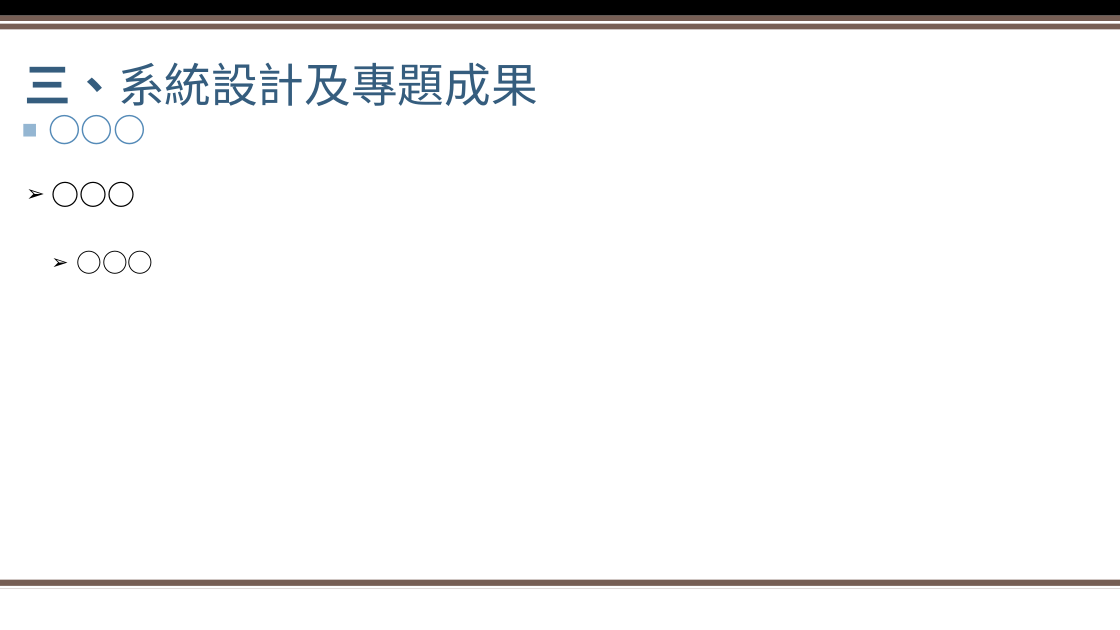
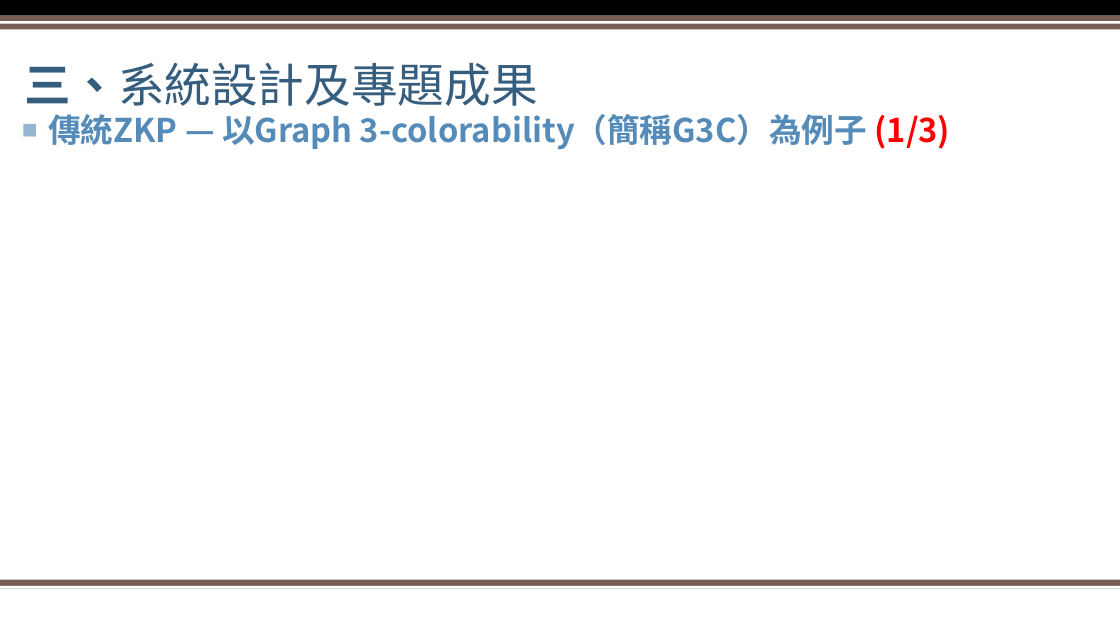
Before and after one commit to XXXaBg3619/ZKP, a slide deck: slide 9 of 密碼學期末專題簡報.pptx. Drawn at 1120x630 pixels with LibreOffice and Linux fonts; fonts in the diff are those of the drawing; grey boxes stand for pictures; background and template pictures are left out. Boxes give left, top, right and bottom in pixels: in the first picture for what was removed or moved away, otherwise in the second. Text is boxed around its words. In the diff, an @@ line names an element or a change of style, - is before the commit and + after.

```diff
--- a/密碼學期末專題簡報.pptx
+++ b/密碼學期末專題簡報.pptx
@@ text at box(48, 114, 950, 150): text changed @@
-■ ○○○
+■ 傳統ZKP — 以Graph 3-colorability（簡稱G3C）為例子 (1/3)
@@ text removed at box(18, 156, 1083, 559) @@
-  ➢ ○○○
-    ➢ ○○○
```
Also in this commit, not shown: 5 other slides changed, 6 slides added.
